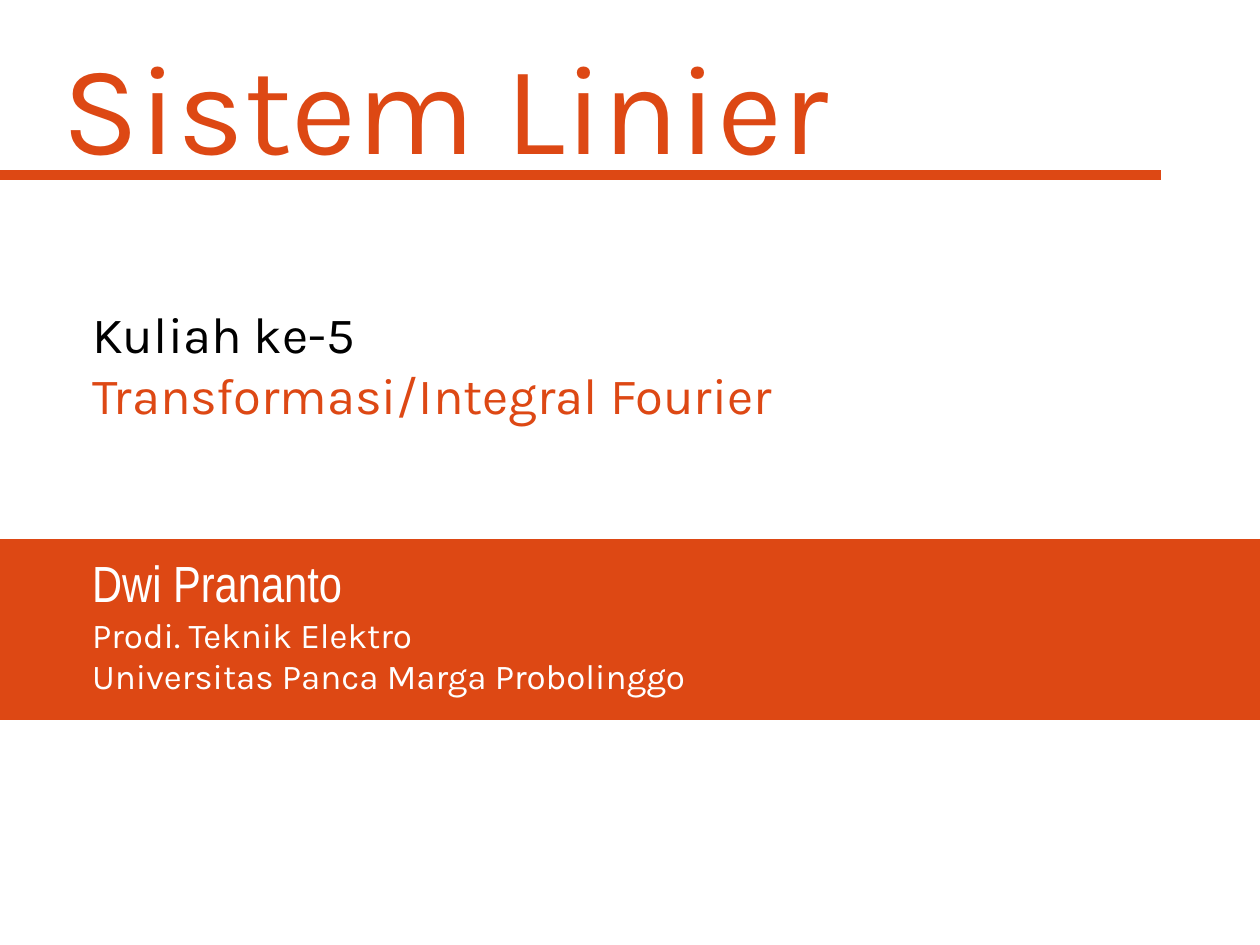
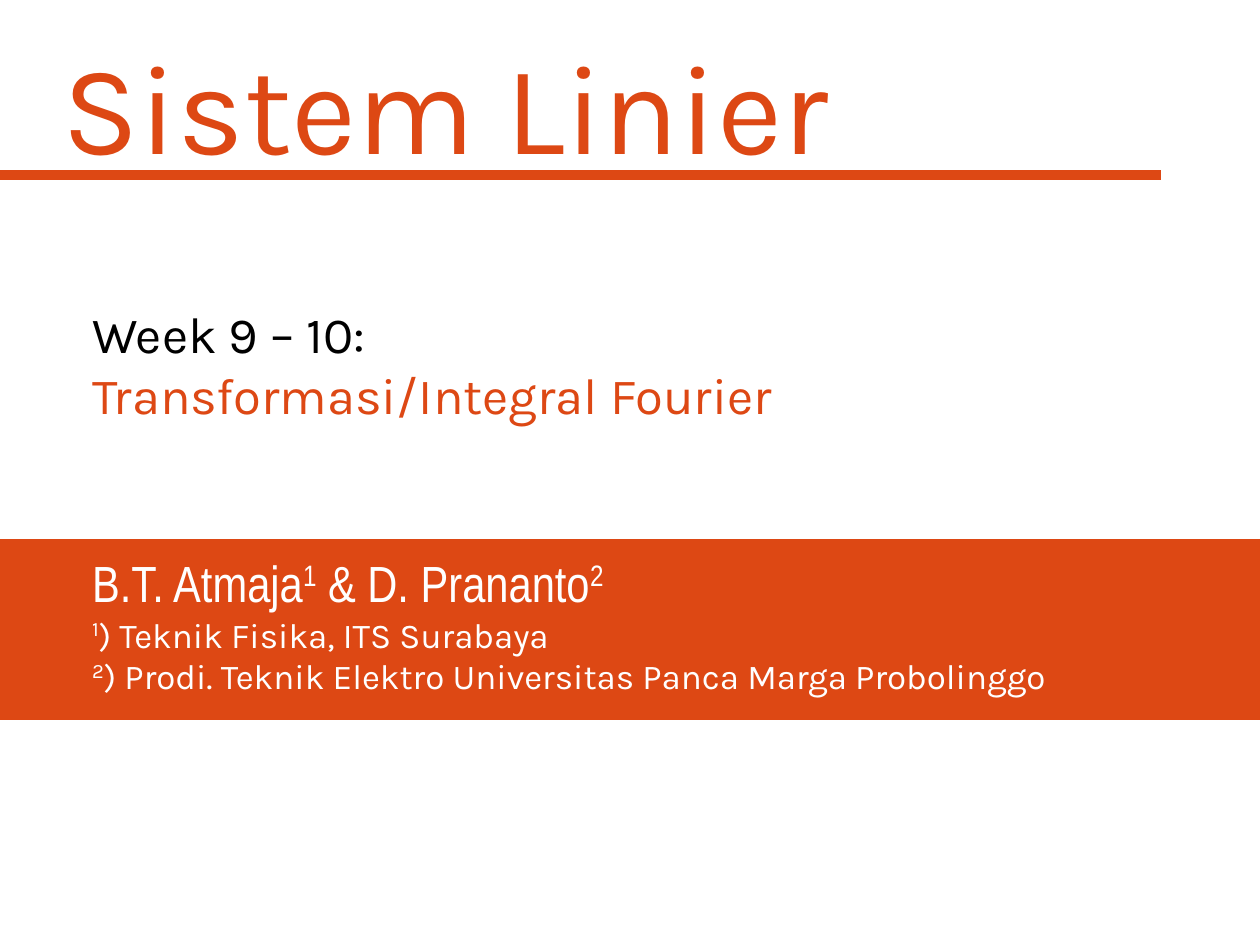
Before and after one commit to bagustris/sinyalsistem, a slide deck: slide 1 of slides/Week5_SinyalSistem.odp. Drawn at 1260x945 pixels with LibreOffice and Linux fonts; fonts in the diff are those of the drawing. Boxes give left, top, right and bottom in pixels: in the first picture for what was removed or moved away, otherwise in the second. Text is boxed around its words. In the diff, an @@ line names an element or a change of style, - is before the commit and + after.

Commit message:
modified:   Week1_SinyalSistem.odp 	modified:   Week2_SinyalSistem.odp 	modified:   Week3_SinyalSistem.odp 	modified:   Week4_SinyalSistem.odp 	modified:   Week5_SinyalSistem.odp

```diff
--- a/slides/Week5_SinyalSistem.odp
+++ b/slides/Week5_SinyalSistem.odp
@@ text at [92,318,365,354]: text changed @@
-Kuliah ke-5
+Week 9 – 10:
@@ text at [92,567,1045,698]: text changed @@
-Dwi Prananto
-Prodi. Teknik Elektro
-Universitas Panca Marga Probolinggo
+B.T. Atmaja1 & D. Prananto2
+1) Teknik Fisika, ITS Surabaya
+2) Prodi. Teknik Elektro Universitas Panca Marga Probolinggo
```
Also in this commit, not shown: 5 other files.
